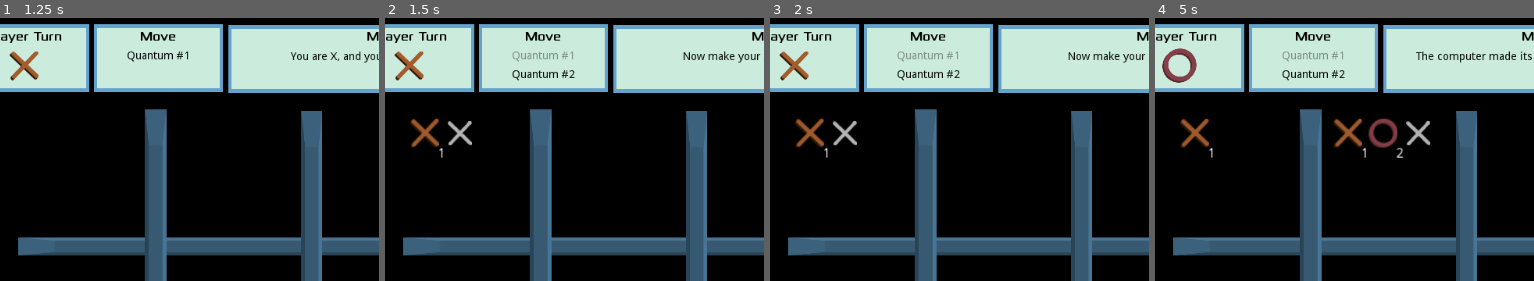
Above: before the commit, frames 1-4 (left to right).
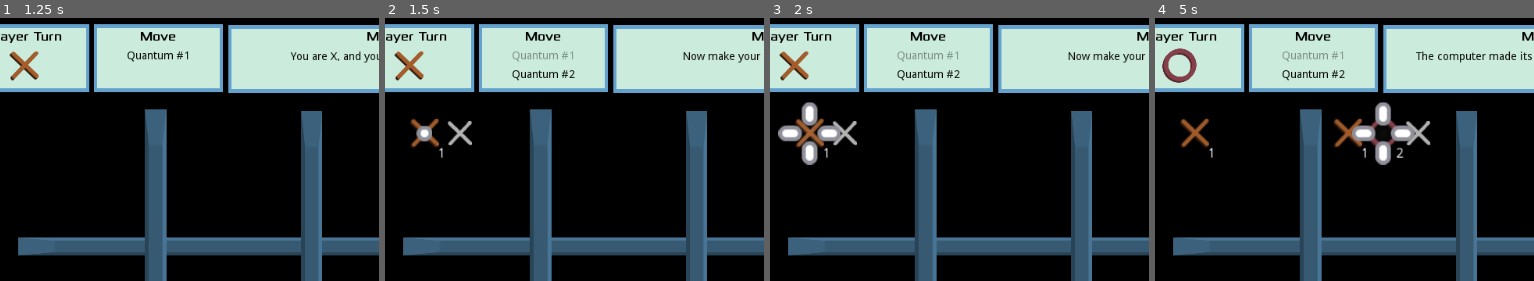
Above: after the commit, the same moments.

Repository: dbroemme/qttt
Game: Godot game, scene res://src/Screens/Main.tscn
The game is run twice, just before and just after one commit, with the same random seed, the same clock (stepped at 60 frames per second) and the same inputs.
Inputs (mouse positions are % of the whole screen's width and height, from its top left):
- Up to frame 1 (1.25 s): click "Player another human" at 0.5 s
- Up to frame 2 (1.5 s): tap Enter at 1.25 s; move the mouse to (34, 29) at 1.27 s; click (34, 29) at 1.42 s
- Up to frame 3 (2 s): no input
- Up to frame 4 (5 s): move the mouse to (34, 22) at 2.02 s; click (34, 22) at 2.17 s; tap Space at 2.75 s; move the mouse to (29, 22) at 2.77 s; click (29, 22) at 2.92 s; tap Enter at 3.5 s; move the mouse to (55, 29) at 3.52 s; click (55, 29) at 3.67 s; move the mouse to (54, 22) at 4.27 s; click (54, 22) at 4.42 s
The pictures show only the part of the screen within x 24-74%, y 0-50%; the shares and areas given below are measured in that part.

Frame 1 is identical in both runs. In frame 2, 0.2% of the frame differs, in the area x 8-13%, y 41-48%; in frame 3, 1.4%, in the area x 2-19%, y 31-56%; in frame 4, 1.4%.

Commit message:
Add a particle effect when new quantum move is made

Diff:
--- a/src/Cell.gd
+++ b/src/Cell.gd
@@ -5,10 +5,12 @@
 
 onready var cross: = preload("res://asset/x.png")
 onready var circle: = preload("res://asset/o.png")
+onready var particle_scene = preload("res://src/ParticleEffect.tscn")
 
 var board_index
 var quantum_cells
 var classical
+var new_particle_effect
 
 func _ready():
 	board_index = -1
@@ -75,7 +77,7 @@
 			qc.is_modulated = true
 		count = count + 1
 
-func add_quantum_cell(quantum_cell):
+func add_quantum_cell(quantum_cell, is_x_turn):
 	var x_extent = ($CollisionShape2D.shape.extents).x
 	var y_extent = ($CollisionShape2D.shape.extents).y
 	var x_base = -x_extent + 30
@@ -98,6 +100,16 @@
 	$Placeholder.position.x = x_base + (column_number * 36)
 	$Placeholder.position.y = y_base + (row_number * 36)
 
+	# Add animation for juice
+	new_particle_effect = particle_scene.instance()
+
+	new_particle_effect.position.x = $Placeholder.position.x - 36
+	new_particle_effect.position.y = $Placeholder.position.y
+	new_particle_effect.frame = 0
+	add_child(new_particle_effect)
+	new_particle_effect.show()
+	new_particle_effect.playing = true
+
 func _on_mouse_entered():
 	if not classical:
 		Input.set_default_cursor_shape(2)
@@ -119,3 +131,9 @@
 		if event is InputEventMouseButton:
 			if event.button_index == BUTTON_LEFT and event.pressed:
 				emit_signal("clicked", self)
+
+
+
+func _on_ParticleAnimatedSprite_animation_finished():
+	new_particle_effect.playing = false
+	new_particle_effect.hide()
--- /dev/null
+++ b/src/ParticleEffect.gd
@@ -0,0 +1,12 @@
+extends AnimatedSprite
+
+
+func _ready():
+	print("In the ready of animated sprite")
+
+
+func _on_ParticleEffect_animation_finished():
+	print("Do stuff as soon as any animation finishes.")
+	playing = false
+	hide()
+	queue_free()
--- /dev/null
+++ b/src/ParticleEffect.tscn
@@ -0,0 +1,21 @@
+[gd_scene load_steps=7 format=2]
+
+[ext_resource path="res://asset/particle_2.png" type="Texture" id=1]
+[ext_resource path="res://asset/particle_0.png" type="Texture" id=2]
+[ext_resource path="res://asset/particle_3.png" type="Texture" id=3]
+[ext_resource path="res://asset/particle_1.png" type="Texture" id=4]
+[ext_resource path="res://src/ParticleEffect.gd" type="Script" id=5]
+
+[sub_resource type="SpriteFrames" id=1]
+animations = [ {
+"frames": [ ExtResource( 2 ), ExtResource( 4 ), ExtResource( 1 ), ExtResource( 3 ) ],
+"loop": true,
+"name": "default",
+"speed": 5.0
+} ]
+
+[node name="ParticleEffect" type="AnimatedSprite"]
+frames = SubResource( 1 )
+script = ExtResource( 5 )
+
+[connection signal="animation_finished" from="." to="." method="_on_ParticleEffect_animation_finished"]
--- a/src/Screens/Board.gd
+++ b/src/Screens/Board.gd
@@ -243,17 +243,17 @@
 func increment_turn():
 	current_cell_focus = -1
 	if check_for_collapse():
+		$AudioPlayer.stream = resolve_sound
+		$AudioPlayer.play()
+		$BoardCamera.add_trauma(0.5)
 		if turn == TURN_XA or turn == TURN_XB:
 			turn = TURN_O_RESOLVE
 			if GameState.vs_computer:
 				make_computer_move()
 		elif turn == TURN_OA or turn == TURN_OB:
 			turn = TURN_X_RESOLVE
-			$AudioPlayer.stream = resolve_sound
-			$AudioPlayer.play()
 			add_message("so you get to choose which spot they should take")
 			add_message("The computer chose a move resulting in a conflict.")
-			$BoardCamera.add_trauma(0.5)
 		else:
 			print("ERROR do not know how move to collapse ", TURN_DISPLAY[turn])
 	else:
@@ -351,7 +351,7 @@
 		new_quantum_sign.visible = true
 		new_quantum_sign.texture = circle_quantum
 
-	cell.add_quantum_cell(new_quantum_scene)
+	cell.add_quantum_cell(new_quantum_scene, is_x_turn())
 	if is_first_choice():
 		move_key_list.append(new_move.key())
 
--- a/src/Screens/Board.tscn
+++ b/src/Screens/Board.tscn
@@ -71,9 +71,6 @@
 margin_bottom = 487.0
 text = "Hi
 "
-__meta__ = {
-"_edit_use_anchors_": false
-}
 
 [node name="ModeLabel" type="RichTextLabel" parent="."]
 margin_left = 601.0
Binary file added: asset/particle_0.png
Not shown, added: asset/particle_0.png.import
Binary file added: asset/particle_1.png
Not shown, added: asset/particle_1.png.import
Binary file added: asset/particle_2.png
Not shown, added: asset/particle_2.png.import
Binary file added: asset/particle_3.png
Not shown, added: asset/particle_3.png.import
